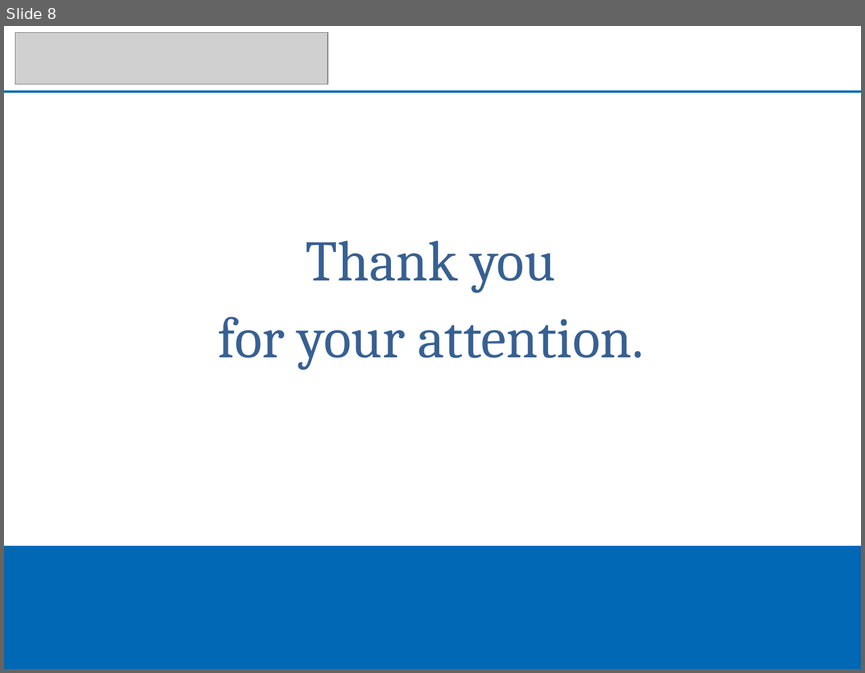
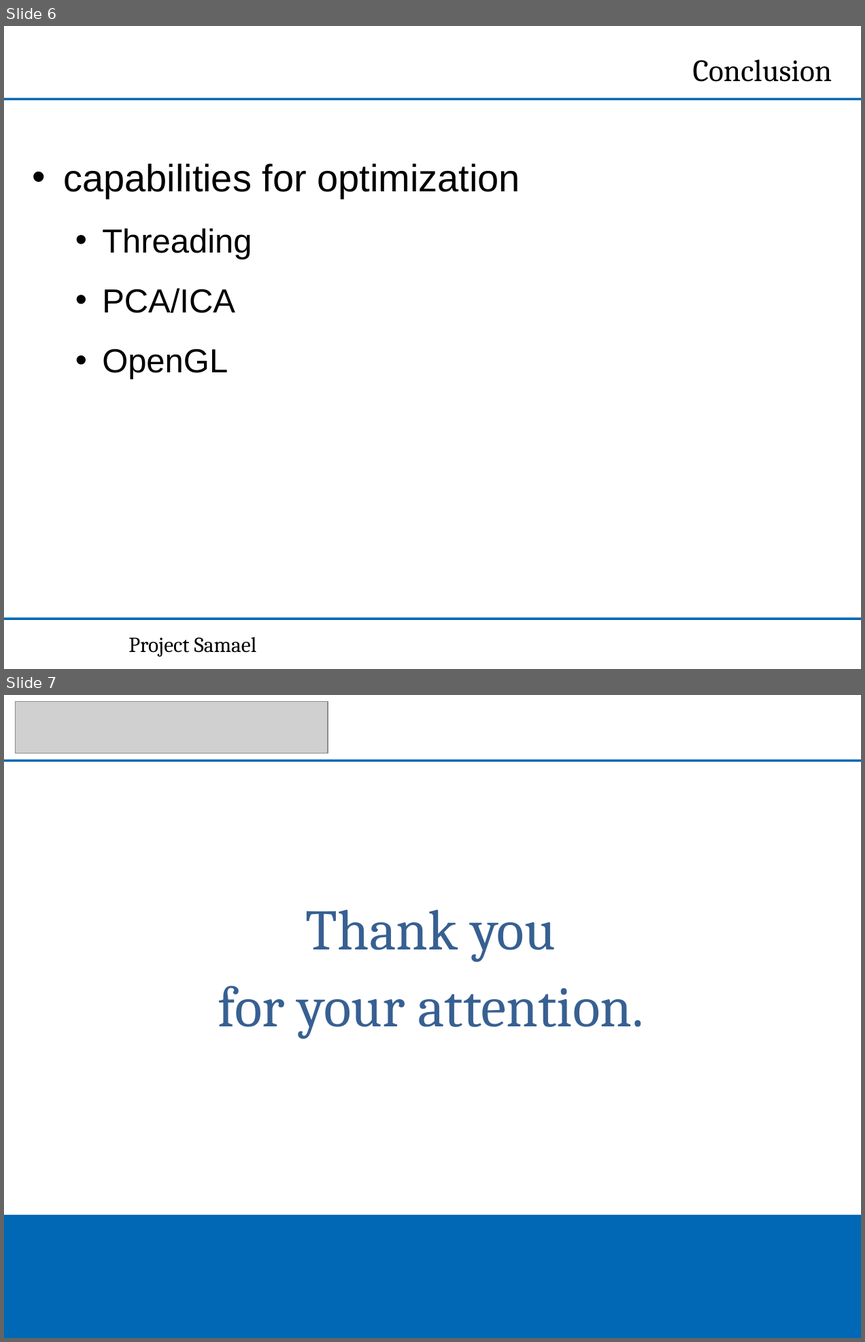
Before and after one commit to NPTricky/img-classification-ss13, a slide deck: doc/PPT-2013-07-10/m3-presentation.ppt. Shown one above the other, each under a label of ours: slide 8 before the commit, slides 6 and 7 after it. The pictures are 865x673 and 865x1342 pixels, drawn with LibreOffice and Linux fonts; fonts in the diff are those of the drawing; grey boxes stand for pictures; background and template pictures are left out. Boxes give left, top, right and bottom in pixels: in the first picture for what was removed or moved away, otherwise in the second. Text is boxed around its words. In the diff, an @@ line names an element or a change of style, - is before the commit and + after.

```diff
--- a/doc/PPT-2013-07-10/m3-presentation.ppt
+++ b/doc/PPT-2013-07-10/m3-presentation.ppt
@@ slide 6 added at box(4, 26, 861, 669), background #FFFFFF @@
@@ free added at box(449, 46, 841, 92), 26 pt, text #000000 @@
+Conclusion
@@ freeform shape added at box(4, 98, 861, 101), fill #0068B5 @@
@@ text added at box(63, 163, 520, 379), 32 pt, text #000000 @@
+• capabilities for optimization
+  • Threading
+  • PCA/ICA
+  • OpenGL
@@ freeform shape added at box(4, 617, 861, 620), fill #0068B5 @@
@@ text added at box(128, 637, 257, 656), 18 pt, text #000000 @@
+Project Samael
@@ what was slide 8 is now slide 7 @@
```
Also in this commit, not shown: 3 slides changed, 1 other slide added, 3 slides removed.
